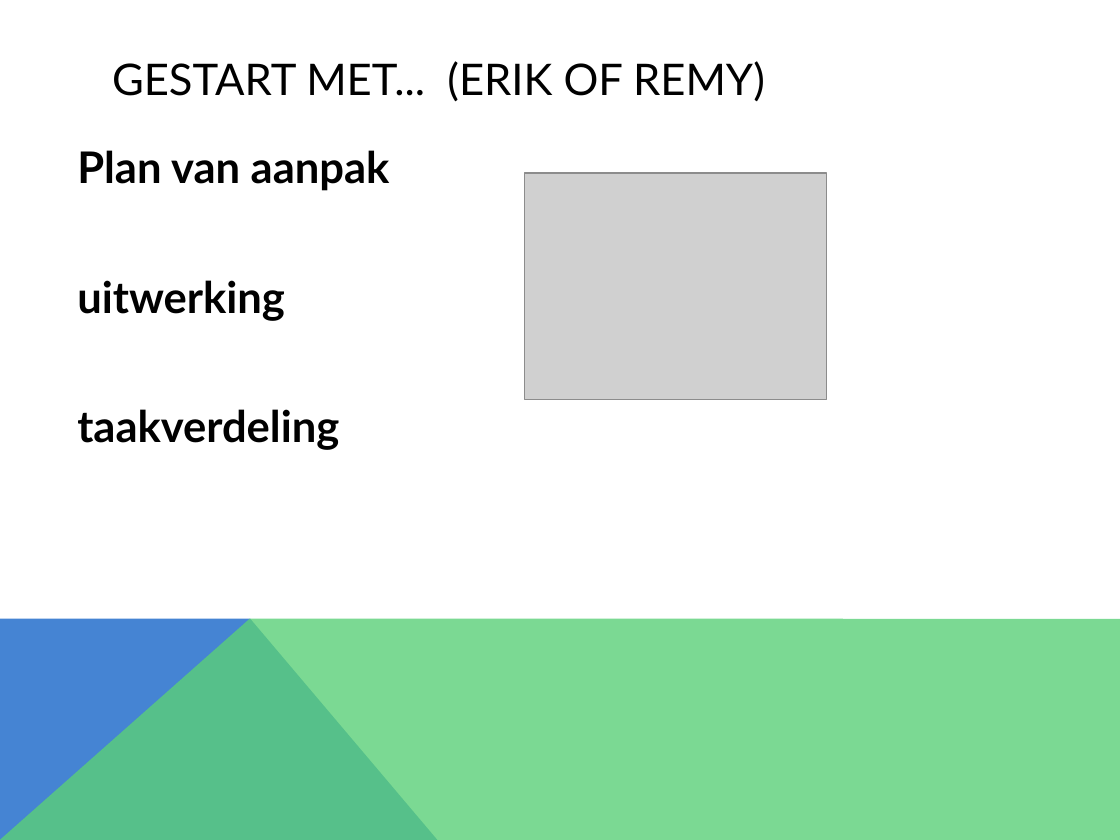
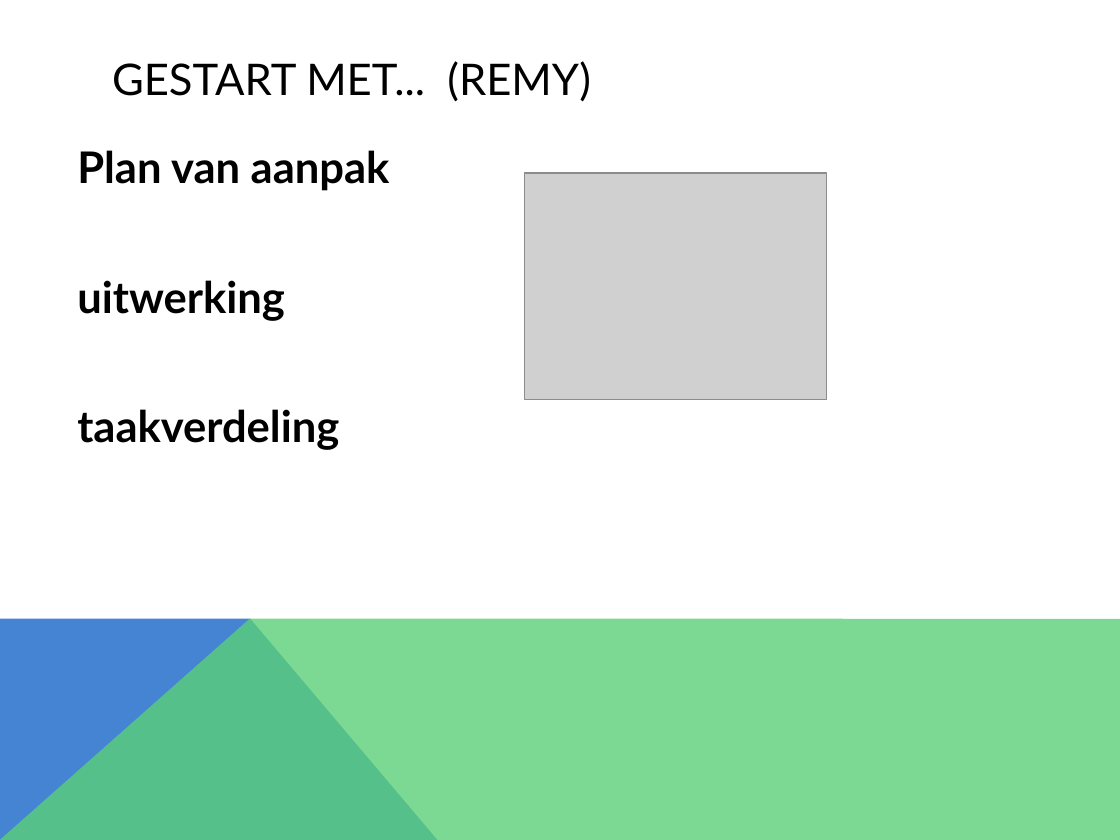
Before and after one commit to Dinilson/XNARaceGame, a slide deck: slide 2 of PRESENTATIE racegame project.pptx. Drawn at 1120x840 pixels with LibreOffice and Linux fonts; fonts in the diff are those of the drawing; grey boxes stand for pictures. Boxes give left, top, right and bottom in pixels: in the first picture for what was removed or moved away, otherwise in the second. Text is boxed around its words. In the diff, an @@ line names an element or a change of style, - is before the commit and + after.

```diff
--- a/PRESENTATIE racegame project.pptx
+++ b/PRESENTATIE racegame project.pptx
@@ title at <box>112,61,590,102</box>: text changed @@
-GESTART MET... (ERIK OF REMY)
+GESTART MET... (REMY)
```
Also in this commit, not shown: 1 other slide changed, 2 other files.
